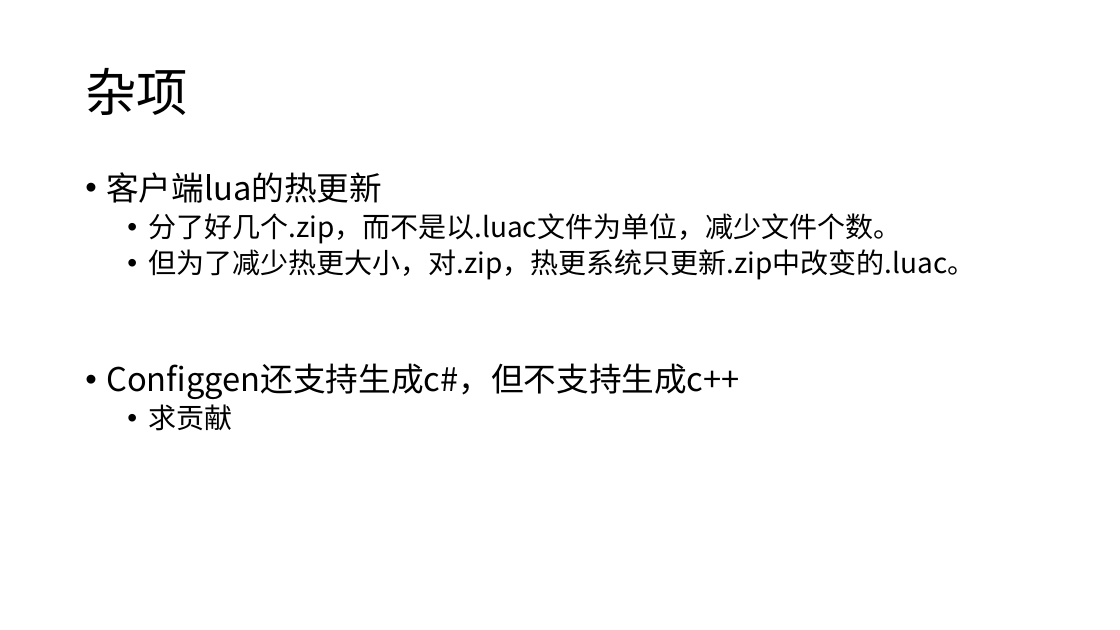
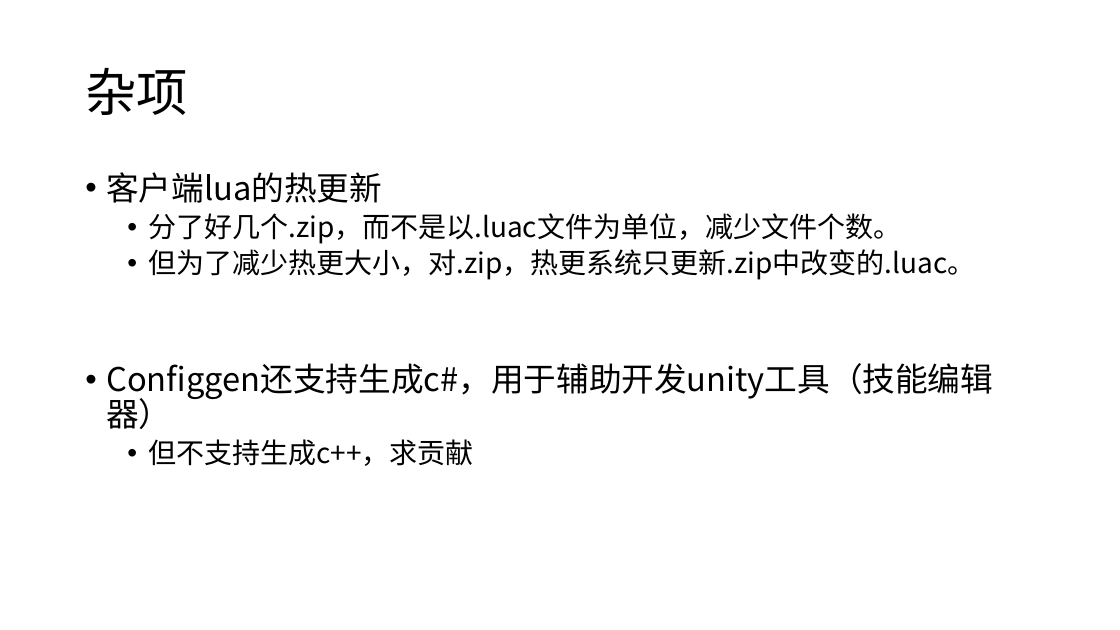
Before and after one commit to stallboy/configgen, a slide deck: slide 45 of docs/策划配置系统.pptx (slide 44 before the commit). Drawn at 1120x630 pixels with LibreOffice and Linux fonts; fonts in the diff are those of the drawing. Boxes give left, top, right and bottom in pixels: in the first picture for what was removed or moved away, otherwise in the second. Text is boxed around its words. In the diff, an @@ line names an element or a change of style, - is before the commit and + after.

```diff
--- a/docs/策划配置系统.pptx
+++ b/docs/策划配置系统.pptx
@@ text at (x1=106, y1=363, x2=993, y2=466): text changed @@
-• Configgen还支持生成c#，但不支持生成c++
-  • 求贡献
+• Configgen还支持生成c#，用于辅助开发unity工具（技能编辑器）
+  • 但不支持生成c++，求贡献
```
Also in this commit, not shown: 1 slide added, 1 other file.
